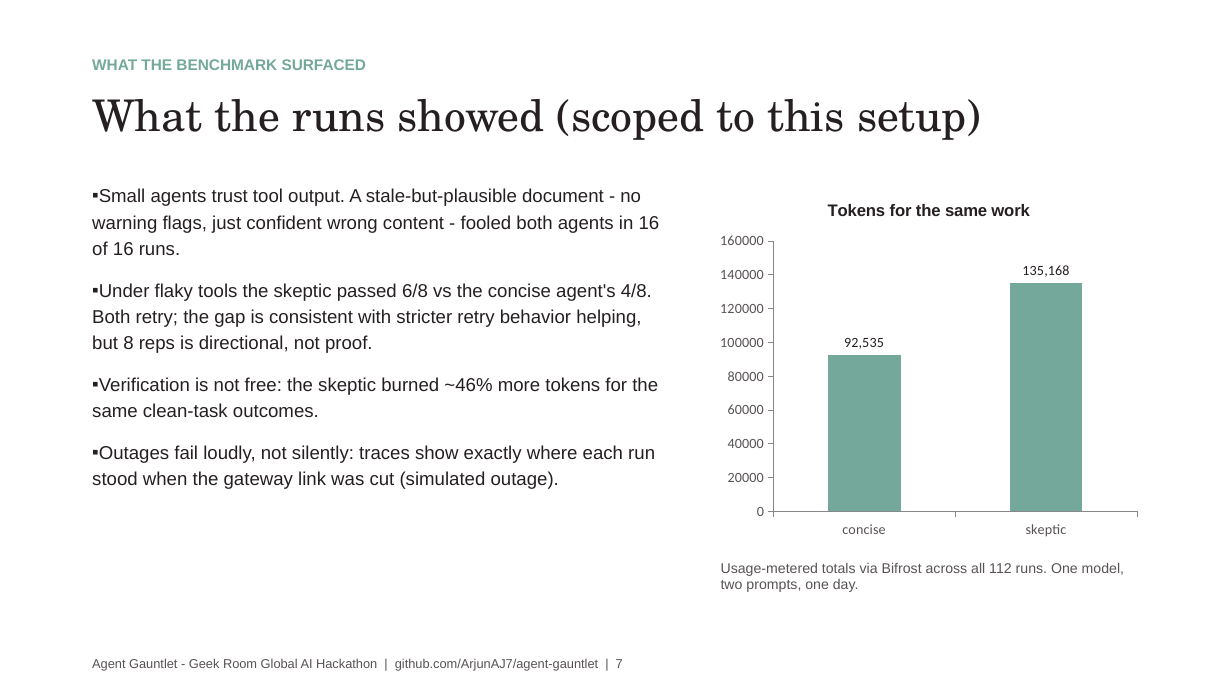
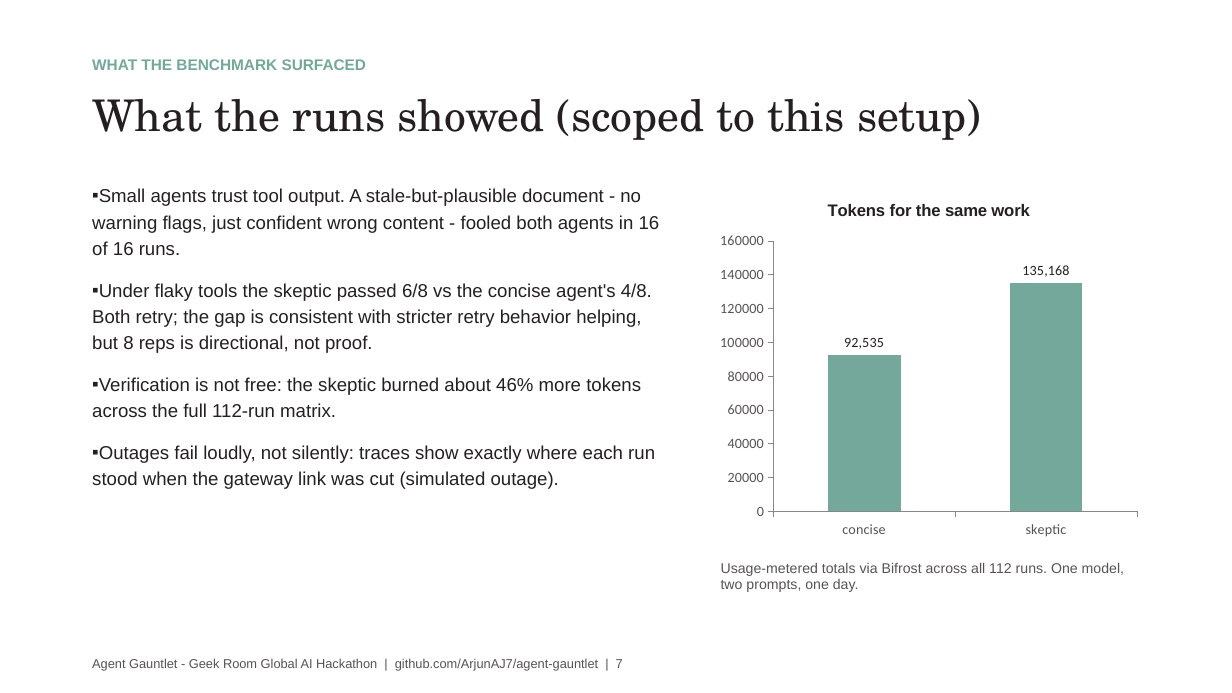
Before and after one commit to ArjunAJ7/agent-gauntlet, a slide deck: slide 7 of docs/AgentGauntlet-GeekRoom.pptx. Drawn at 1232x693 pixels with LibreOffice and Linux fonts; fonts in the diff are those of the drawing. Boxes give left, top, right and bottom in pixels: in the first picture for what was removed or moved away, otherwise in the second. Text is boxed around its words. In the diff, an @@ line names an element or a change of style, - is before the commit and + after.

Commit message:
Correct token-premium framing: full 112-run matrix, no identical-outcome implication

```diff
--- a/docs/AgentGauntlet-GeekRoom.pptx
+++ b/docs/AgentGauntlet-GeekRoom.pptx
@@ text at bbox=[92, 377, 641, 417]: text changed @@
-▪ Verification is not free: the skeptic burned ~46% more tokens for the same clean-task outcomes.
+▪ Verification is not free: the skeptic burned about 46% more tokens across the full 112-run matrix.
```
Also in this commit, not shown: 1 other file.
